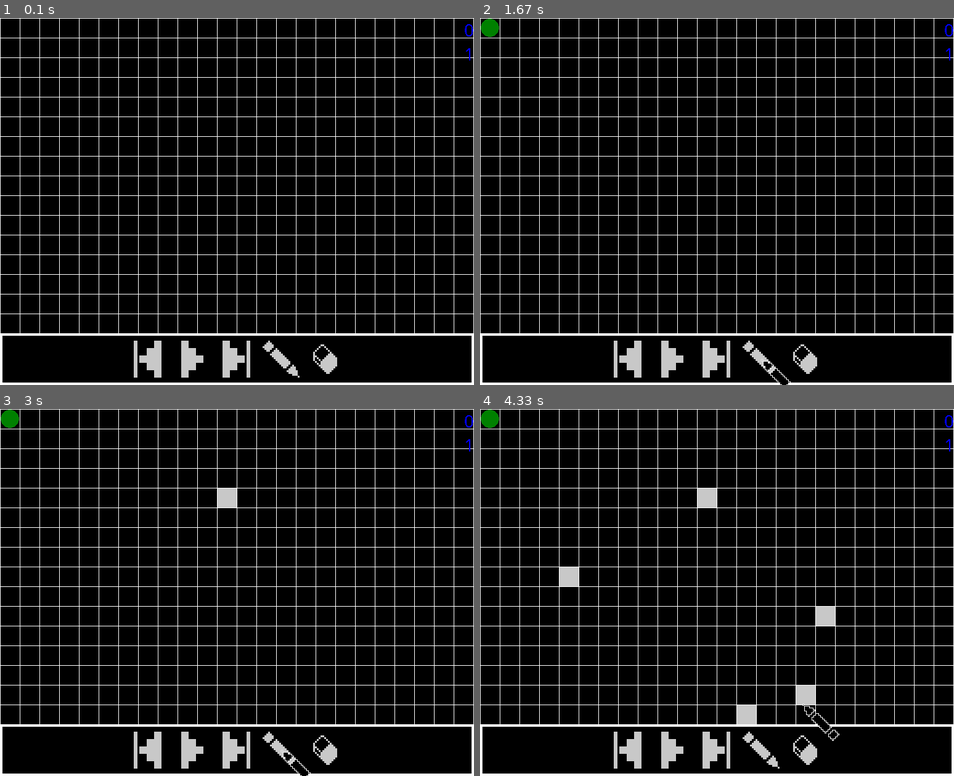
Above: before the commit, frames 1-4 (two rows, left to right).
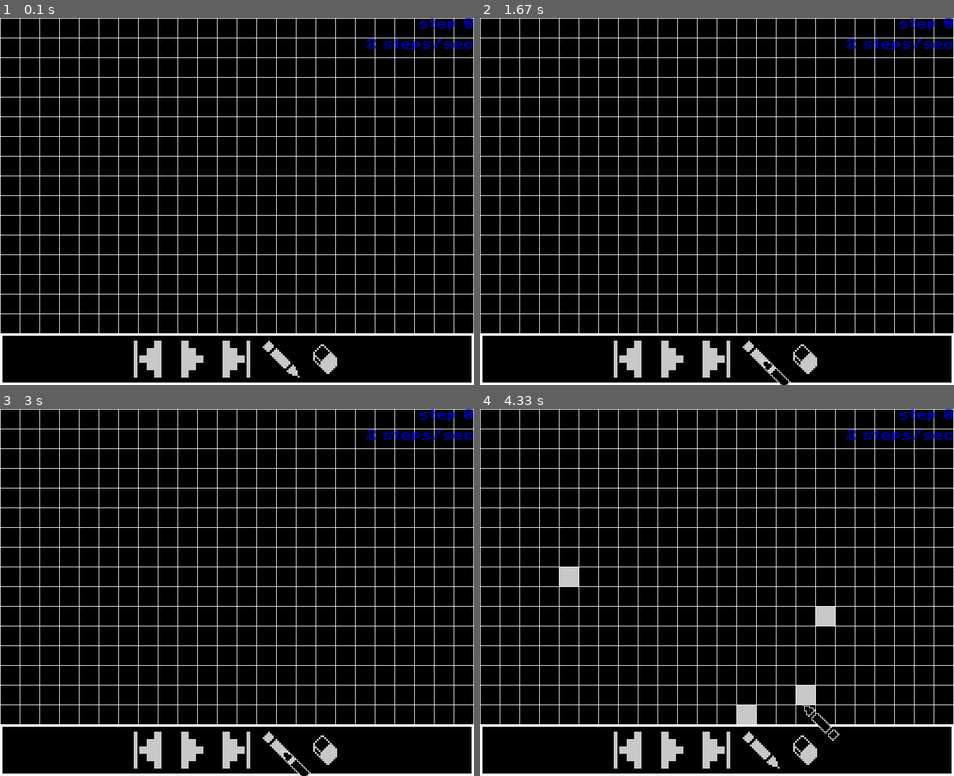
Above: after the commit, the same moments.

Repository: SolVince-Games/Conway-s-PyGame-of-Life
Game: pygame game, started from main.py
Two runs of this game, one before a commit and one after it. Both use one fixed random seed, a clock stepped at 60 frames per second and the inputs below.
Inputs (mouse positions are in pixels of both pictures, inside the frame that each line leads up to):
- Up to frame 1 (0.1 s): no input
- Up to frame 2 (1.67 s): click (626, 359) at 0.38 s; click (674, 359) at 0.72 s; click (626, 359) at 1.05 s; click (759, 359) at 1.38 s
- Up to frame 3 (3 s): press the mouse at (327, 750) at 1.7 s; move the mouse to (270, 629) at 1.8 s; release the mouse at (218, 504) at 1.93 s; press the mouse at (146, 750) at 2.03 s; move the mouse to (137, 739) at 2.13 s; release the mouse at (123, 731) at 2.27 s; click (194, 750) at 2.38 s; click (279, 750) at 2.72 s
- Up to frame 4 (4.33 s): press the mouse at (717, 750) at 3.03 s; move the mouse to (773, 684) at 3.13 s; release the mouse at (835, 618) at 3.27 s; press the mouse at (674, 750) at 3.37 s; move the mouse to (617, 658) at 3.47 s; release the mouse at (560, 566) at 3.6 s; press the mouse at (807, 750) at 3.7 s; move the mouse to (778, 728) at 3.8 s; release the mouse at (750, 709) at 3.93 s; press the mouse at (759, 750) at 4.03 s; move the mouse to (783, 728) at 4.13 s; release the mouse at (802, 702) at 4.27 s

The runs differ from the first frame. In frame 1, 0.5% of the frame differs, in the area x 77-100%, y 0-12%; in frame 2, 0.6%; in frame 3, 0.8%, in the area x 0-100%, y 0-27%; in frame 4, 0.8%.

Commit message:
added kill game logic

Diff:
--- a/main.py
+++ b/main.py
@@ -1,11 +1,11 @@
 # - Imports - #
 from copy import deepcopy
 import pygame
+import pygame.freetype
 from os import environ as osEnviron
 
 # - Inits - #
 pygame.init()
-pygame.font.init()
 clock = pygame.time.Clock()
 
 # - Create window - #
@@ -49,6 +49,7 @@
     }
 }
 mouseSpriteRect = assets['images']['cursors']['add'].get_rect()
+Font = pygame.freetype.Font("font.otf", 24)
 # - Load assets - #
 
 # - Load controls - #
@@ -64,17 +65,29 @@
 # - Tiles - #
 Tiles = {}
 class Tile():
-    def __init__(self,pos) -> None:
+    def __init__(self,pos,alive=True) -> None:
         global Tiles
         self.pos = pos
-        Tiles[self.pos] = self
+        self.alive = alive
     def kill(self):
         Tiles.pop(self.pos)
-def getTileAlive(pos: tuple):
+    def getNeighbors(self):
+        neighbors = []
+        for y in range(-1,2):
+            for x in range(-1,2):
+                neighbors.append(getTile((self.pos[0]+x,self.pos[1]+y)))
+        return neighbors
+    def getNeighborsAliveCount(self):
+        count = 0
+        for tile in self.getNeighbors():
+            if tile.alive:
+                count += 1
+        return count
+def getTile(pos: tuple):
     if pos in Tiles.keys():
         return Tiles[pos]
     else:
-        return None
+        return Tile(pos,False)
 def addTile(pos: tuple):
     Tiles[pos] = Tile(pos)
 # - Tiles - #
@@ -119,7 +132,7 @@
     visibleTopLeft = (0,0)
     step = 0
     Steps = {0:deepcopy(Tiles)}
-    stepsPerSecond = 1
+    stepsPerSecond = 2
     frame = 0
     while running and not closed:
         clock.tick(frameRate)
@@ -146,17 +159,15 @@
                         tilePos = (visibleTopLeft[0]+clickedTilePos[0],visibleTopLeft[1]+clickedTilePos[1])
                         if editing == 'add':
                             addTile(tilePos)
-                        elif getTileAlive(tilePos):
-                            getTileAlive(tilePos).kill()
+                        elif getTile(tilePos).alive:
+                            getTile(tilePos).kill()
             # - Input - #
         # - Events - #
         # - Game Logic - #
             # -  Input - #
         for id,button in GuiButtons.items():
             if button.pressed:
-                if not id in ['pencil','eraser']:
-                    editing = False
-                else:
+                if id in ['pencil','eraser']:
                     editing = {'pencil':'add','eraser':'kill'}[id]
                 if id == 'back':
                     step -= 1
@@ -174,9 +185,10 @@
                         Tiles = Steps[step]
                 if id == 'play':
                     paused = False
+                    frame = 0
+                    editing = False
                 else:
                     paused = True
-                    frame = 0
         if paused:
             GuiButtonsGroup.remove(GuiButtons['pause'].sprite)
             GuiButtonsGroup.add(GuiButtons['play'].sprite)
@@ -187,11 +199,14 @@
             button.pressed = False
         # -  Input - #
 
+        if (not paused) and frame == 0:
+            for pos,tile in deepcopy(Tiles).items():
+                neighborsAlive = tile.getNeighborsAliveCount()
+                if neighborsAlive < 2 or neighborsAlive > 3:
+                    tile.kill()
+
         if not step in Steps.keys() or Steps[step] != Tiles:
             Steps[step] = deepcopy(Tiles)
-        if pygame.key.get_pressed()[pygame.K_SPACE]:
-            print(list(Steps[step].keys()))
-
         # - Game Logic - #
         # - Rendering - #
             # - Layer Setup - #
@@ -210,6 +225,8 @@
         if editing:
             pygame.mouse.set_visible(False)
             mouseSpriteRect.topleft = pygame.mouse.get_pos()
+        else:
+            pygame.mouse.set_visible(True)
             # - Custom Cursor - #
             # - Tiles - #
         for pos,tile in Steps[step].items():
@@ -231,15 +248,10 @@
         GuiButtonsGroup.draw(GuiLayer)
             # - GUI Bar - #
 
-        if editing == 'add':
-            pygame.draw.circle(GuiLayer,(0,255,0,128),(16,16),15)
-        elif editing == 'kill':
-            pygame.draw.circle(GuiLayer,(255,0,0,128),(16,16),15)
-        text_surface = my_font.render(str(step), False, (0, 0, 255))
-        GuiLayer.blit(text_surface,(display_width-text_surface.get_width(),0))
-        temp = text_surface.get_height()
-        text_surface = my_font.render(str(stepsPerSecond), False, (0, 0, 255))
-        GuiLayer.blit(text_surface,(display_width-text_surface.get_width(),temp))
+        textSurface, textRect = Font.render(f'step {step}', (0, 0, 255, 160))
+        GuiLayer.blit(textSurface, (display_width-1-textRect.width, 0))
+        textSurface, textRect = Font.render(f'{stepsPerSecond} steps/sec', (0, 0, 255, 160))
+        GuiLayer.blit(textSurface, (display_width-1-textRect.width, 33))
 
         screen.blit(GameLayer,(0-visibleTopLeft[0]*32,0-visibleTopLeft[1]*32))
         screen.blit(GuiLayer,(0,0))
@@ -248,12 +260,11 @@
         pygame.display.flip()
         # - Rendering - #
         if not paused:
-            if frame == (frameRate // stepsPerSecond):
+            if frame >= (frameRate // stepsPerSecond):
+                frame = 0
                 step += 1
                 if not step in Steps.keys():
                     Steps[step] = deepcopy(Tiles)
                 else:
                     Tiles = Steps[step]
             frame += 1
-            if frame > frameRate:
-                frame = 00
Binary file added: font.otf
